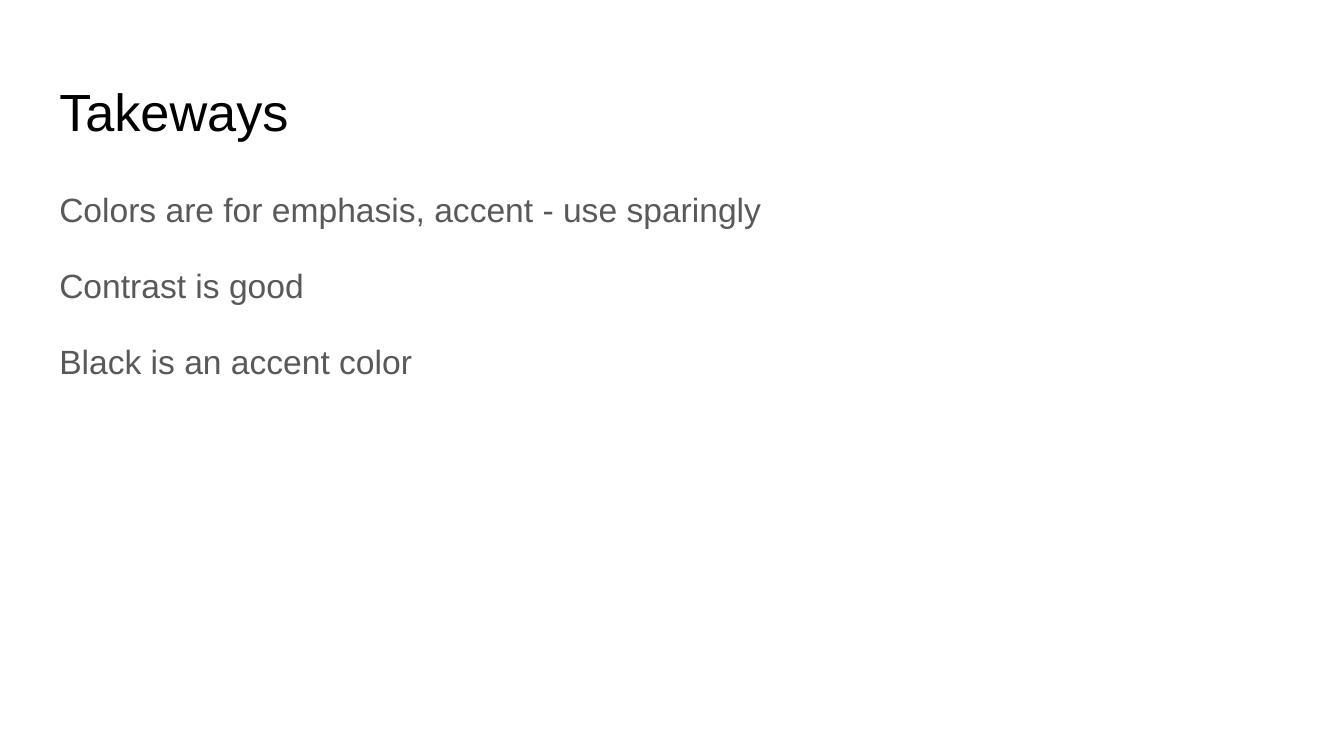
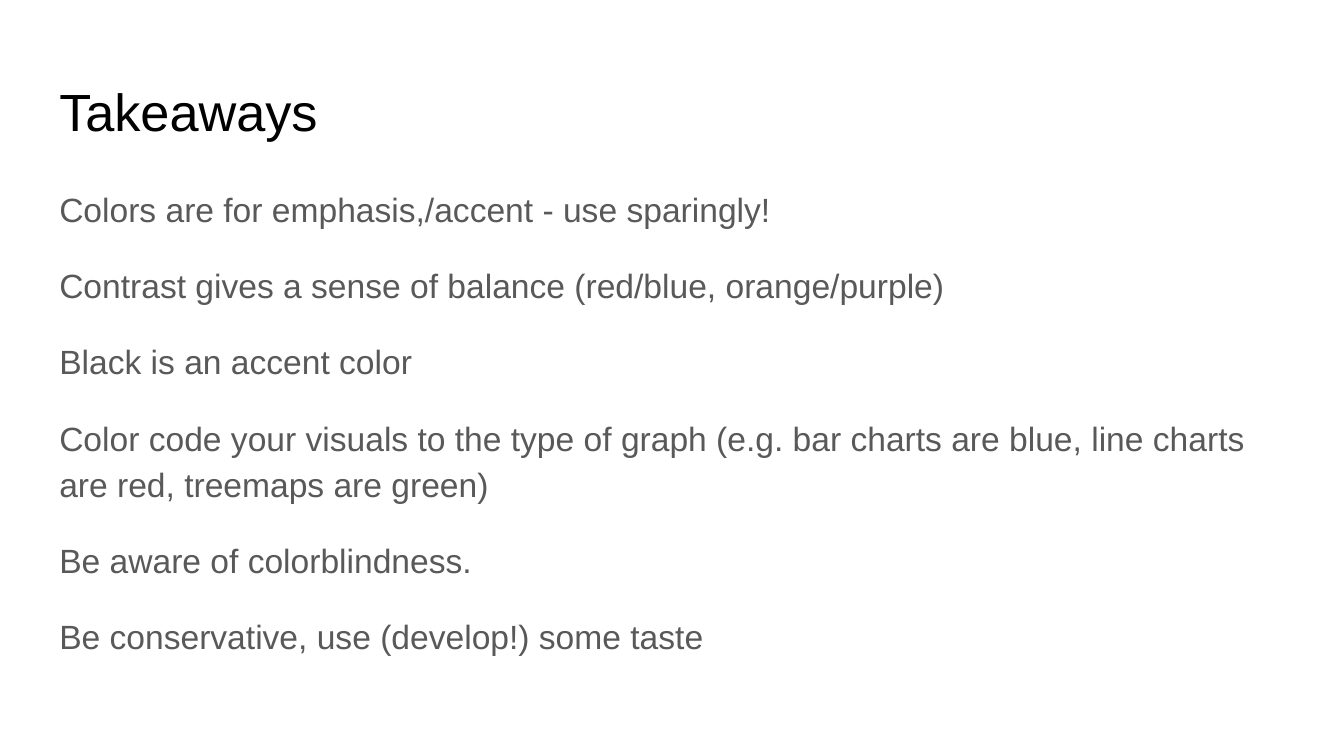
Before and after one commit to soslin/ds-trainings-i-created, a slide deck: slide 17 of Made you look!.pptx (slide 15 before the commit). Drawn at 1344x756 pixels with LibreOffice and Linux fonts; fonts in the diff are those of the drawing. Boxes give left, top, right and bottom in pixels: in the first picture for what was removed or moved away, otherwise in the second. Text is boxed around its words. In the diff, an @@ line names an element or a change of style, - is before the commit and + after.

```diff
--- a/Made you look!.pptx
+++ b/Made you look!.pptx
@@ title at box(59, 93, 317, 141): text changed @@
-Takeways
+Takeaways
@@ text at box(59, 197, 945, 304): text changed @@
-Colors are for emphasis, accent - use sparingly
-Contrast is good
+Colors are for emphasis,/accent - use sparingly!
+Contrast gives a sense of balance (red/blue, orange/purple)
@@ text at box(59, 426, 1244, 655): paragraphs added @@
+Color code your visuals to the type of graph (e.g. bar charts are blue, line charts are red, treemaps are green)
+Be aware of colorblindness.
+Be conservative, use (develop!) some taste
```
Also in this commit, not shown: 4 other slides changed, 4 slides added, 1 slide removed.
